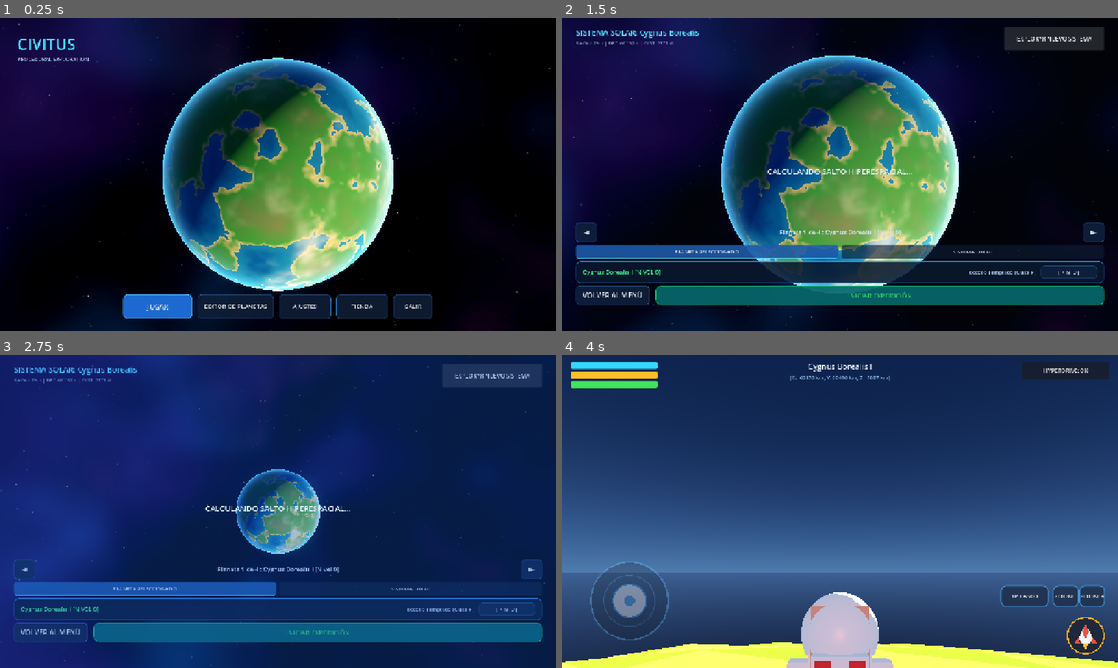
Above: before the commit, frames 1-4 (two rows, left to right).
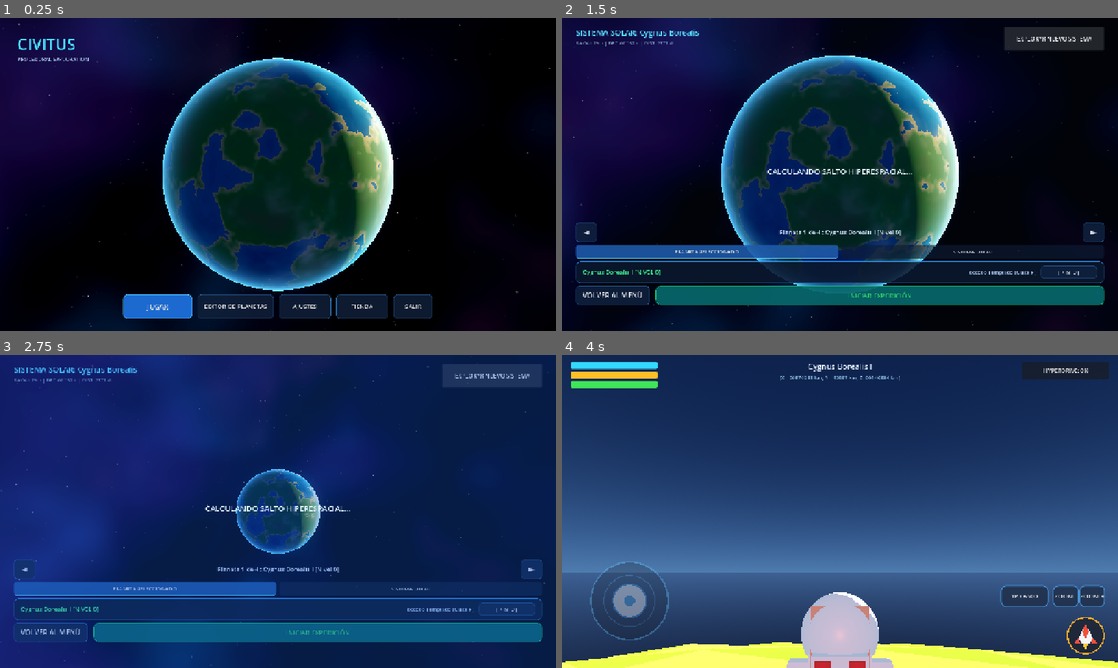
Above: after the commit, the same moments.

Repository: nicolasbuelvas/CIVITUS
Game: Godot game, scene res://scenes/screens/main_menu.tscn
Two runs of this game, one before a commit and one after it. Both use one fixed random seed, a clock stepped at 60 frames per second and the inputs below. Sound files missing from this copy of the repository are replaced by a short silence.
Inputs:
- Up to frame 1 (0.25 s): no input
- Up to frame 2 (1.5 s): click "JUGAR" at 0.5 s; click "EXPLORAR NUEVO SISTEMA" at 1.25 s
- Up to frame 3 (2.75 s): click "EXPLORAR NUEVO SISTEMA" at 2 s
- Up to frame 4 (4 s): click "INICIAR EXPEDICIÓN" at 2.75 s; click "Presiona para descender" at 3.5 s

The runs differ from the first frame. In frame 1, 16% of the frame differs, in the area x 34-71%, y 12-88%; in frame 2, 14%; in frame 3, 1.8%; in frame 4, 0.1%.

Commit message:
fix: continuous orbital revolution, disable star shadows, coherent physical lighting, and scaled mobile touch hitboxes

Diff:
--- a/scenes/screens/main_menu.tscn
+++ b/scenes/screens/main_menu.tscn
@@ -205,6 +205,7 @@
 transform = Transform3D(1, 0, 0, 0, 1, 0, 0, 0, 1, -60.0, 18.0, -95.0)
 
 [node name="StarMesh" type="MeshInstance3D" parent="SubViewportContainer/SubViewport/World3D/StarPivot"]
+cast_shadow = 0
 mesh = SubResource("SphereMesh_Star")
 surface_material_override/0 = SubResource("Mat_Star")
 
--- a/scripts/screens/main_menu.gd
+++ b/scripts/screens/main_menu.gd
@@ -344,12 +344,12 @@
 			if active_info_tab == "planet":
 				target_camera_dist = clamp(target_camera_dist - 0.6, 5.5, 20.0)
 			else:
-				target_camera_dist = clamp(target_camera_dist - 2.5, 25.0, 95.0)
+				target_camera_dist = clamp(target_camera_dist - 3.5, 18.0, 95.0)
 		elif event.button_index == MOUSE_BUTTON_WHEEL_DOWN:
 			if active_info_tab == "planet":
 				target_camera_dist = clamp(target_camera_dist + 0.6, 5.5, 20.0)
 			else:
-				target_camera_dist = clamp(target_camera_dist + 2.5, 25.0, 95.0)
+				target_camera_dist = clamp(target_camera_dist + 3.5, 18.0, 95.0)
 
 	elif event is InputEventMouseMotion and is_dragging:
 		var delta_pos = event.position - last_drag_pos
@@ -575,19 +575,20 @@
 	var s_col: Color = star_data.get("color", Color(1.0, 0.92, 0.70))
 
 	if star_pivot:
-		var p_coords: Vector3 = p.get("coords", Vector3(r_au * 1000.0, 0.0, 0.0))
-		var star_dir = -p_coords.normalized()
-		if star_dir.length_squared() < 0.001:
-			star_dir = Vector3(-0.85, 0.25, -0.45).normalized()
+		var orb_angle = p.get("orbit_angle", float(idx) * 0.8)
+		var star_horiz = Vector2(cos(orb_angle + PI), sin(orb_angle + PI)).normalized()
+		var star_dir = Vector3(star_horiz.x, 0.32, star_horiz.y).normalized()
 		var star_dist = 85.0 # Fixed celestial background distance
 		star_pivot.position = star_dir * star_dist
 
 		# Apparent size: closer = huge radiant sun, far = small brilliant diamond starlight
-		var apparent_r = clamp((2.2 * sqrt(s_lum)) / sqrt(r_au), 0.45, 5.5)
+		var apparent_r = clamp((2.2 * sqrt(s_lum)) / sqrt(r_au), 0.55, 5.2)
 		star_pivot.scale = Vector3.ONE * apparent_r
 
 		# Coherent physical lighting intensity & color
-		var light_energy = clamp(1.6 * (s_lum / (r_au * r_au)), 0.35, 3.8)
+		# Logarithmic exposure curve ensures illuminated side is always crisp and visible
+		var flux = s_lum / (r_au * r_au)
+		var light_energy = clamp(1.4 + 0.65 * log(max(0.05, flux) + 1.0), 1.15, 2.8)
 		if sun_light:
 			sun_light.light_energy = light_energy
 			sun_light.light_color = s_col
--- a/scripts/systems/solar_system.gd
+++ b/scripts/systems/solar_system.gd
@@ -163,11 +163,11 @@
 		var is_hz = (orbit_au >= hz_inner_au and orbit_au <= hz_outer_au)
 		var is_primary_hz = (hz_indices.size() > 0 and i == hz_indices[0])
 
-		# Cartesian coordinates for starmap
+		# Cartesian coordinates for starmap (XZ orbital plane, Y inclination)
 		var angle = p_rng.randf() * TAU
-		var x_km = cos(angle) * orbit_au * 149597.87
-		var y_km = sin(angle) * orbit_au * 149597.87
-		var z_km = (p_rng.randf() - 0.5) * 18000.0
+		var x_km = cos(angle) * orbit_au * 149597870.7
+		var z_km = sin(angle) * orbit_au * 149597870.7
+		var y_km = (p_rng.randf() - 0.5) * 800000.0
 		var p_coords_str = "[X: %.0f km, Y: %.0f km, Z: %.0f km]" % [x_km, y_km, z_km]
 
 		var planet_data = _build_planet(
@@ -175,6 +175,7 @@
 			star_lum, hz_inner_au, hz_outer_au,
 			Vector3(x_km, y_km, z_km), p_coords_str, p_seed, p_rng
 		)
+		planet_data["orbit_angle"] = angle
 
 		if planet_data["level"] == 0:
 			habitable_count += 1
--- a/scripts/world/solar_system_orbits_3d.gd
+++ b/scripts/world/solar_system_orbits_3d.gd
@@ -17,9 +17,9 @@
 var system_data: Dictionary = {}
 var selected_index: int = 0
 var orbit_angles: Array[float] = []
+var planet_markers: Array[Node3D] = []
 
 func _ready() -> void:
-	# Initialize containers if not created via scene
 	if not orbits_mesh_instance:
 		orbits_mesh_instance = MeshInstance3D.new()
 		add_child(orbits_mesh_instance)
@@ -35,26 +35,26 @@
 		s_mesh.radius = 2.8
 		s_mesh.height = 5.6
 		star_mesh_instance.mesh = s_mesh
+		star_mesh_instance.cast_shadow = GeometryInstance3D.SHADOW_CASTING_SETTING_OFF
 		add_child(star_mesh_instance)
 
 func _process(delta: float) -> void:
-	# Animate planets slowly revolving along their orbits (Keplerian: closer = faster)
+	# Continuous, uninterrupted Keplerian orbital revolution
 	if system_data.is_empty():
 		return
 	var planets = system_data.get("planets", [])
 	for i in range(planets.size()):
-		if i < orbit_angles.size():
+		if i < orbit_angles.size() and i < planet_markers.size():
 			var r = max(0.2, planets[i].get("orbit_au", 1.0))
-			var speed = 0.28 / sqrt(r) # Kepler's 3rd law approximation
+			var speed = 0.28 / sqrt(r)
 			orbit_angles[i] += speed * delta
-			var p_node = planets_container.get_node_or_null("PlanetMarker_%d" % i)
-			if p_node:
+			var p_node = planet_markers[i]
+			if is_instance_valid(p_node):
 				var dist = r * AU_SCALE
 				p_node.position = Vector3(cos(orbit_angles[i]) * dist, 0.0, sin(orbit_angles[i]) * dist)
-				# Axial rotation of miniature planet
 				var sphere_node = p_node.get_node_or_null("PlanetSphere")
 				if sphere_node:
-					sphere_node.rotation.y += delta * 0.2
+					sphere_node.rotation.y += delta * 0.25
 
 func setup_system(sys: Dictionary, sel_idx: int = 0) -> void:
 	system_data = sys
@@ -69,7 +69,15 @@
 	selected_index = sel_idx
 	if not system_data.is_empty():
 		_build_orbit_lines(system_data.get("planets", []), sel_idx)
-		_build_planet_markers(system_data.get("planets", []), sel_idx)
+		_update_selection_halo(sel_idx)
+
+func _update_selection_halo(sel_idx: int) -> void:
+	for i in range(planet_markers.size()):
+		var marker = planet_markers[i]
+		if is_instance_valid(marker):
+			var halo = marker.get_node_or_null("SelectionRing")
+			if halo:
+				halo.visible = (i == sel_idx)
 
 func _build_star_visuals(star_data: Dictionary) -> void:
 	var s_col: Color = star_data.get("color", Color(1.0, 0.88, 0.35))
@@ -93,6 +101,7 @@
 	s_mesh.rings = 24
 	star_mesh_instance.mesh = s_mesh
 	star_mesh_instance.material_override = mat
+	star_mesh_instance.cast_shadow = GeometryInstance3D.SHADOW_CASTING_SETTING_OFF
 
 func _build_habitable_zone(star_data: Dictionary) -> void:
 	var hz_in = star_data.get("hz_inner_au", 0.85) * AU_SCALE
@@ -152,9 +161,10 @@
 	orbits_mesh_instance.material_override = mat
 
 func _build_planet_markers(planets: Array, sel_idx: int) -> void:
-	# Clear old markers
 	for child in planets_container.get_children():
+		planets_container.remove_child(child)
 		child.queue_free()
+	planet_markers.clear()
 
 	var preserve_angles = (orbit_angles.size() == planets.size())
 	if not preserve_angles:
@@ -167,14 +177,15 @@
 		if preserve_angles:
 			cur_angle = orbit_angles[i]
 		else:
-			cur_angle = float(i) * (TAU / max(1.0, float(planets.size()))) + 0.5
+			cur_angle = p.get("orbit_angle", float(i) * (TAU / max(1.0, float(planets.size()))) + 0.5)
 			orbit_angles.append(cur_angle)
 
 		var marker_root = Node3D.new()
 		marker_root.name = "PlanetMarker_%d" % i
 
 		var is_sel = (i == sel_idx)
-		var p_size = 0.72 if is_sel else 0.55
+		# Scaled up for crystal-clear mobile visibility
+		var p_size = 1.25 if not is_sel else 1.55
 
 		# 1. Procedural 3D Miniature Planet Sphere
 		var sphere_inst = MeshInstance3D.new()
@@ -207,7 +218,7 @@
 		if p.get("has_rings", false):
 			var ring_inst = MeshInstance3D.new()
 			var q_mesh = QuadMesh.new()
-			var r_span = p_size * 4.2
+			var r_span = p_size * 4.4
 			q_mesh.size = Vector2(r_span, r_span)
 			q_mesh.orientation = PlaneMesh.FACE_Y
 			ring_inst.mesh = q_mesh
@@ -218,28 +229,29 @@
 			ring_inst.material_override = ring_mat
 			marker_root.add_child(ring_inst)
 
-		# 3. Selected Target Beacon Halo
-		if is_sel:
-			var sel_ring = MeshInstance3D.new()
-			var t_mesh = TorusMesh.new()
-			t_mesh.inner_radius = p_size * 1.35
-			t_mesh.outer_radius = p_size * 1.55
-			t_mesh.rings = 32
-			t_mesh.ring_segments = 16
-			sel_ring.mesh = t_mesh
-
-			var r_mat = StandardMaterial3D.new()
-			r_mat.shading_mode = BaseMaterial3D.SHADING_MODE_UNSHADED
-			r_mat.albedo_color = Color(0.35, 1.0, 0.75, 0.95)
-			sel_ring.material_override = r_mat
-			marker_root.add_child(sel_ring)
+		# 3. Selected Target Beacon Halo (Persistent toggle)
+		var sel_ring = MeshInstance3D.new()
+		sel_ring.name = "SelectionRing"
+		var t_mesh = TorusMesh.new()
+		t_mesh.inner_radius = p_size * 1.35
+		t_mesh.outer_radius = p_size * 1.65
+		t_mesh.rings = 32
+		t_mesh.ring_segments = 16
+		sel_ring.mesh = t_mesh
+
+		var r_mat = StandardMaterial3D.new()
+		r_mat.shading_mode = BaseMaterial3D.SHADING_MODE_UNSHADED
+		r_mat.albedo_color = Color(0.35, 1.0, 0.75, 0.95)
+		sel_ring.material_override = r_mat
+		sel_ring.visible = is_sel
+		marker_root.add_child(sel_ring)
 
 		# 4. Large Mobile Touch & Click Hitbox (Area3D)
 		var area = Area3D.new()
 		area.name = "TouchArea"
 		var col = CollisionShape3D.new()
 		var shape = SphereShape3D.new()
-		shape.radius = 3.5 # Generous touch area for mobile taps
+		shape.radius = 4.5 # Extra generous touch area for mobile taps
 		col.shape = shape
 		area.add_child(col)
 		area.input_event.connect(_on_area_input_event.bind(i))
@@ -247,6 +259,7 @@
 
 		marker_root.position = Vector3(cos(cur_angle) * r, 0.0, sin(cur_angle) * r)
 		planets_container.add_child(marker_root)
+		planet_markers.append(marker_root)
 
 func _on_area_input_event(_camera: Camera3D, event: InputEvent, _position: Vector3, _normal: Vector3, _shape_idx: int, planet_idx: int) -> void:
 	if event is InputEventMouseButton and event.pressed and event.button_index == MOUSE_BUTTON_LEFT:
@@ -255,7 +268,8 @@
 		planet_clicked.emit(planet_idx)
 
 func get_planet_position(idx: int) -> Vector3:
-	var p_node = planets_container.get_node_or_null("PlanetMarker_%d" % idx)
-	if p_node:
-		return p_node.global_position
+	if idx >= 0 and idx < planet_markers.size():
+		var p_node = planet_markers[idx]
+		if is_instance_valid(p_node):
+			return p_node.global_position
 	return Vector3.ZERO
